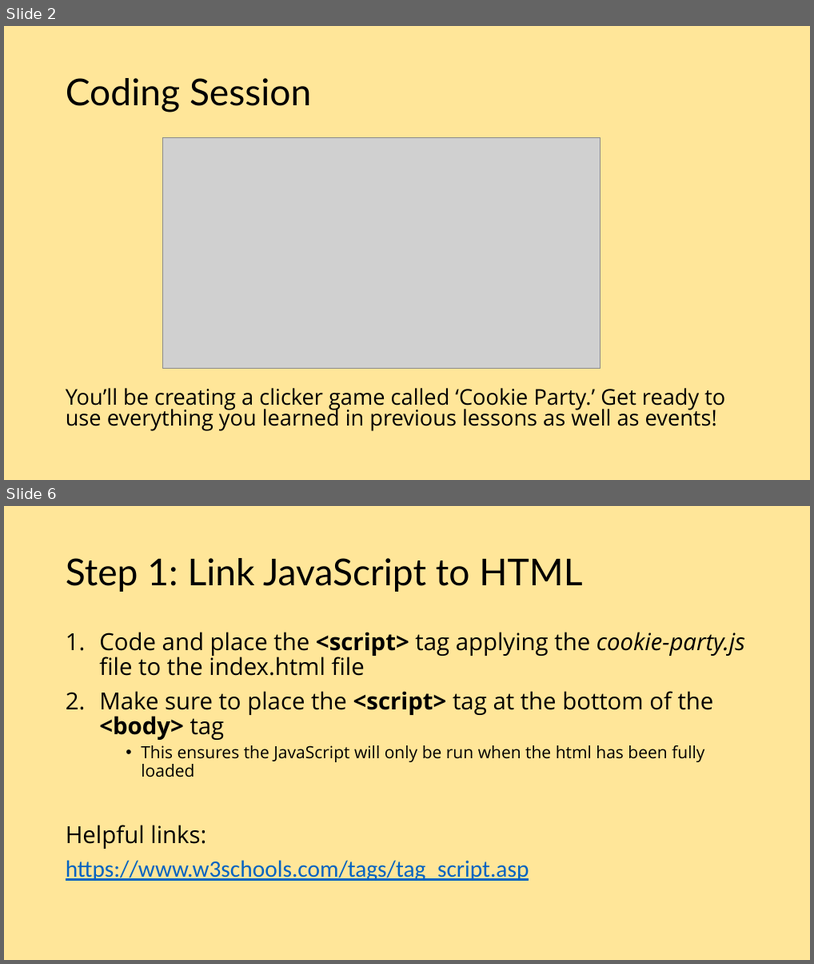
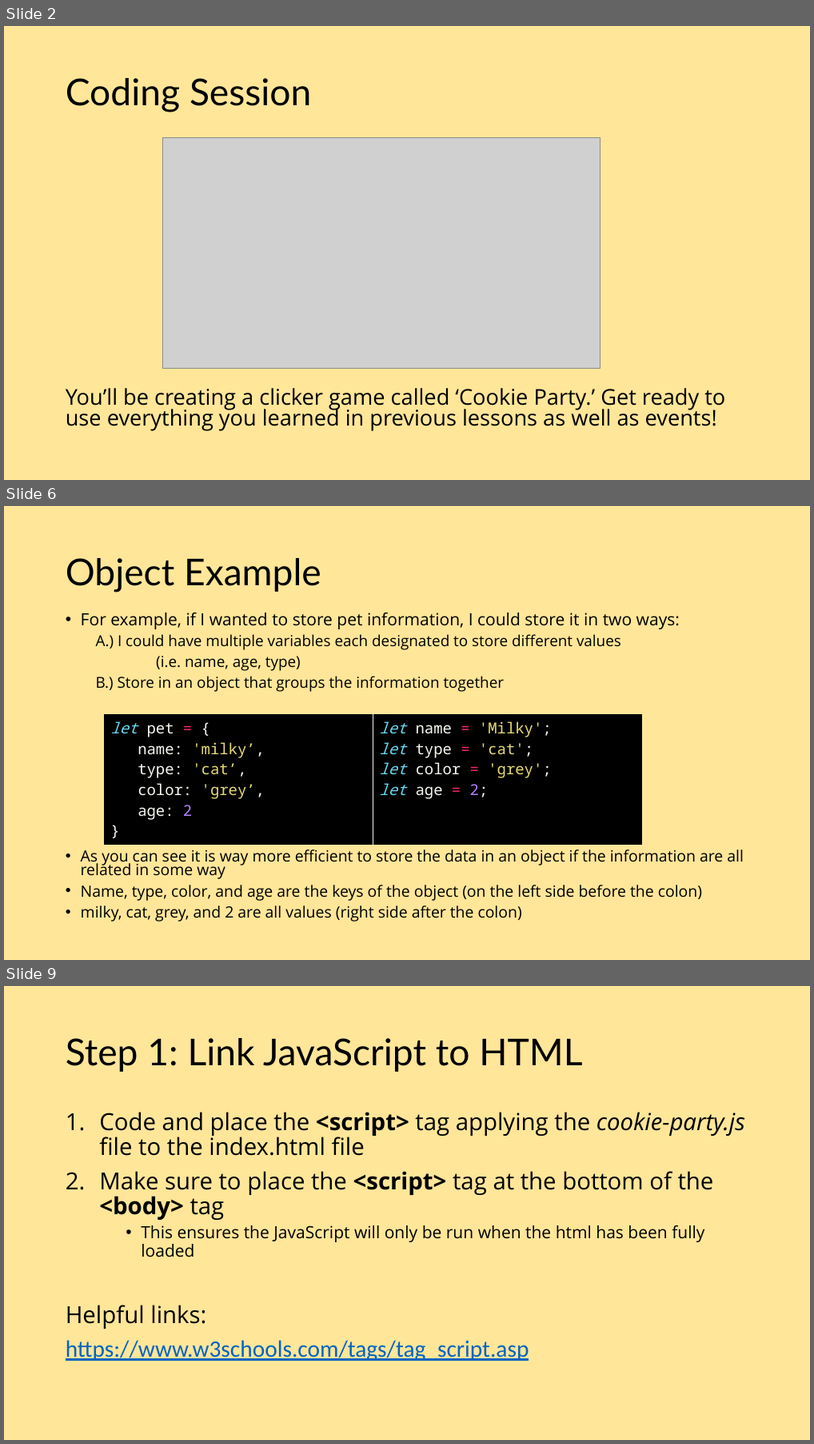
Before and after one commit to etruong/cookie-party, a slide deck: events-coding-session.pptx. Shown one above the other, each under a label of ours: slides 2 and 6 before the commit, slides 2, 6 and 9 after it; the slides between them are not shown. The pictures are 814x964 and 814x1444 pixels, drawn with LibreOffice and Linux fonts; fonts in the diff are those of the drawing; grey boxes stand for pictures. Boxes give left, top, right and bottom in pixels: in the first picture for what was removed or moved away, otherwise in the second. Text is boxed around its words. In the diff, an @@ line names an element or a change of style, - is before the commit and + after.

```diff
--- a/events-coding-session.pptx
+++ b/events-coding-session.pptx
@@ slide 6 added at bbox=[4, 506, 810, 960], background #FFE699 @@
@@ title added at bbox=[66, 558, 322, 592], 44 pt, text #000000 @@
+Object Example
@@ text added at bbox=[81, 612, 680, 692], 18 pt, text #000000 @@
+• For example, if I wanted to store pet information, I could store it in two ways:
+  A.) I could have multiple variables each designated to store different values
+  (i.e. name, age, type)
+  B.) Store in an object that groups the information together
@@ table added at bbox=[105, 714, 642, 829], 1 rows, 2 columns @@
+let pet = { / name: 'milky’, / type: 'cat’, / color: 'grey’, / age: 2 / } | let name = 'Milky'; / let type = 'cat'; / let color = 'grey'; / let age = 2;
@@ text added at bbox=[81, 849, 744, 921], 18.5 pt, text #000000 @@
+• As you can see it is way more efficient to store the data in an object if the information are all related in some way
+• Name, type, color, and age are the keys of the object (on the left side before the colon)
+• milky, cat, grey, and 2 are all values (right side after the colon)
@@ what was slide 6 is now slide 9 @@
```
Also in this commit, not shown: 7 slides changed, 4 other slides added, 2 slides removed, 1 other file.
